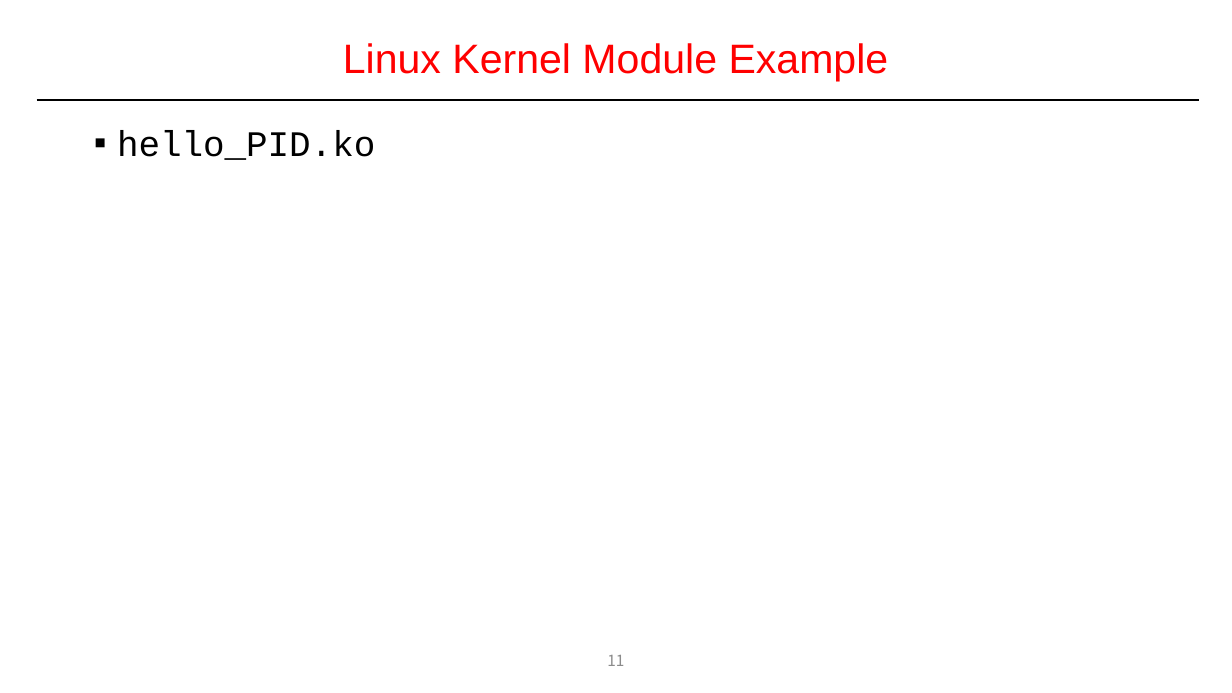
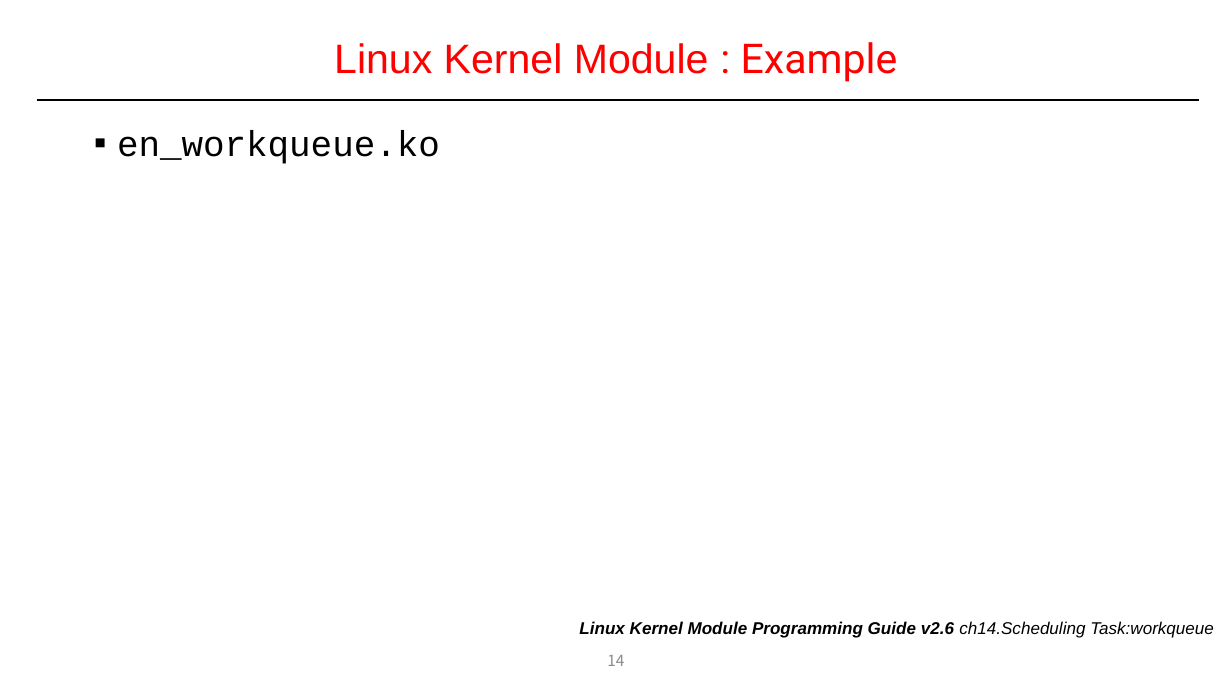
Before and after one commit to DKU-EmbeddedSystem-Lab/2022_Kernel_Study, a slide deck: slide 14 of 1주(1월 4일)/1주차_리눅스 커널 모듈 프로그래밍_송인호_PPT.pptx (slide 11 before the commit). Drawn at 1232x693 pixels with LibreOffice and Linux fonts; fonts in the diff are those of the drawing. Boxes give left, top, right and bottom in pixels: in the first picture for what was removed or moved away, otherwise in the second. Text is boxed around its words. In the diff, an @@ line names an element or a change of style, - is before the commit and + after.

```diff
--- a/1주(1월 4일)/1주차_리눅스 커널 모듈 프로그래밍_송인호_PPT.pptx
+++ b/1주(1월 4일)/1주차_리눅스 커널 모듈 프로그래밍_송인호_PPT.pptx
@@ title at [334, 42, 898, 82]: text changed @@
-Linux Kernel Module Example
+Linux Kernel Module : Example
@@ text at [117, 131, 440, 164]: text changed @@
-▪ hello_PID.ko
+▪ en_workqueue.ko
@@ text added at [579, 621, 1214, 638], 13.3 pt, text #000000, bold, italic @@
+Linux Kernel Module Programming Guide v2.6 ch14.Scheduling Task:workqueue
@@ page number at [607, 655, 624, 666]: text changed @@
-11
+14
```
Also in this commit, not shown: 12 other slides changed, 2 slides added, 29 slides removed.
